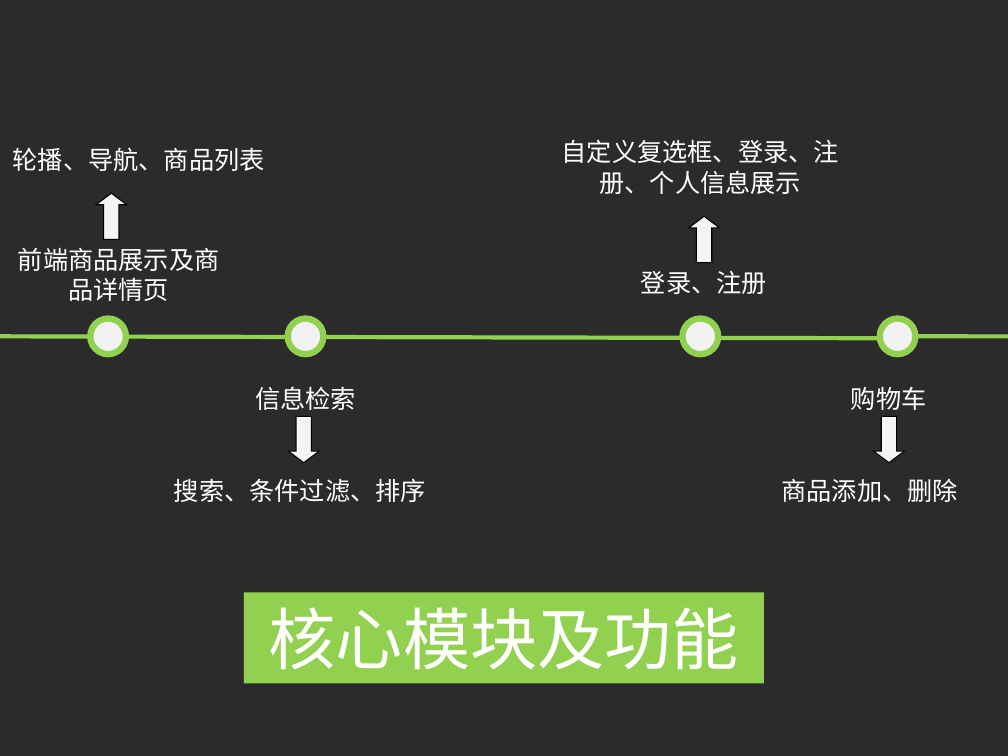
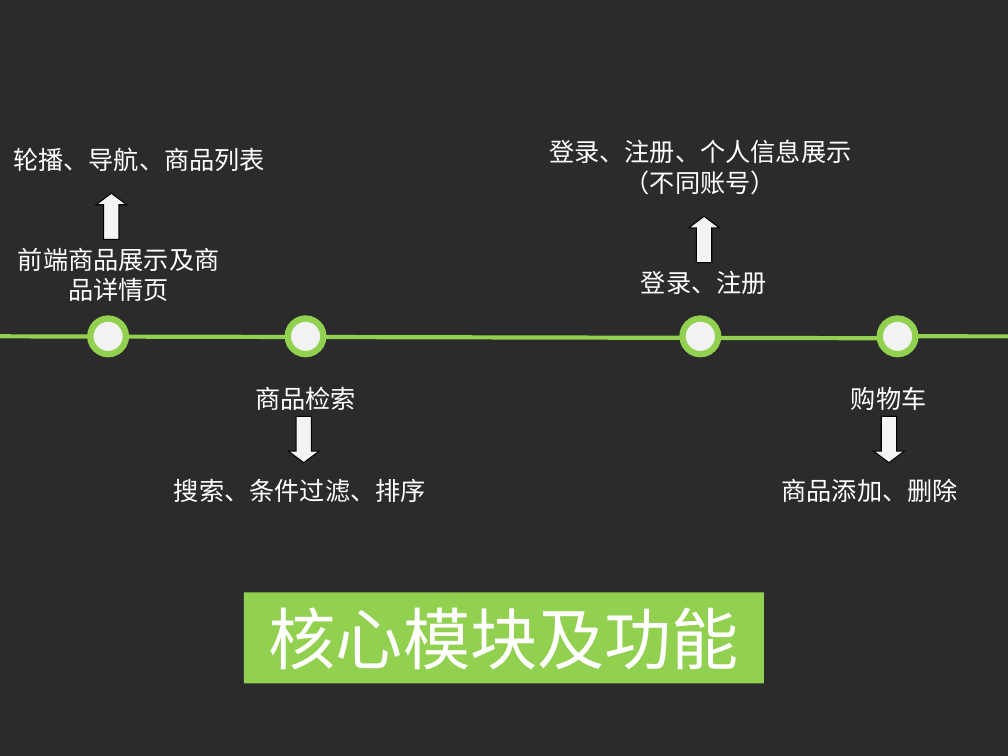
Before and after one commit to kangaijun/chawo.com, a slide deck: slide 7 of 康爱君+茶窝网.ppt. Drawn at 1008x756 pixels with LibreOffice and Linux fonts; fonts in the diff are those of the drawing; background and template pictures are left out; a plain dark background stands for a picture behind light text. Boxes give left, top, right and bottom in pixels: in the first picture for what was removed or moved away, otherwise in the second. Text is boxed around its words. In the diff, an @@ line names an element or a change of style, - is before the commit and + after.

```diff
--- a/康爱君+茶窝网.ppt
+++ b/康爱君+茶窝网.ppt
@@ text at [549,139,851,195]: text changed @@
-自定义复选框、登录、注册、个人信息展示
+登录、注册、个人信息展示（不同账号）
@@ text at [255,386,356,410]: text changed @@
-信息检索
+商品检索
```
Also in this commit, not shown: 6 other slides changed, 2 slides added, 2 slides removed, 36 other files.
